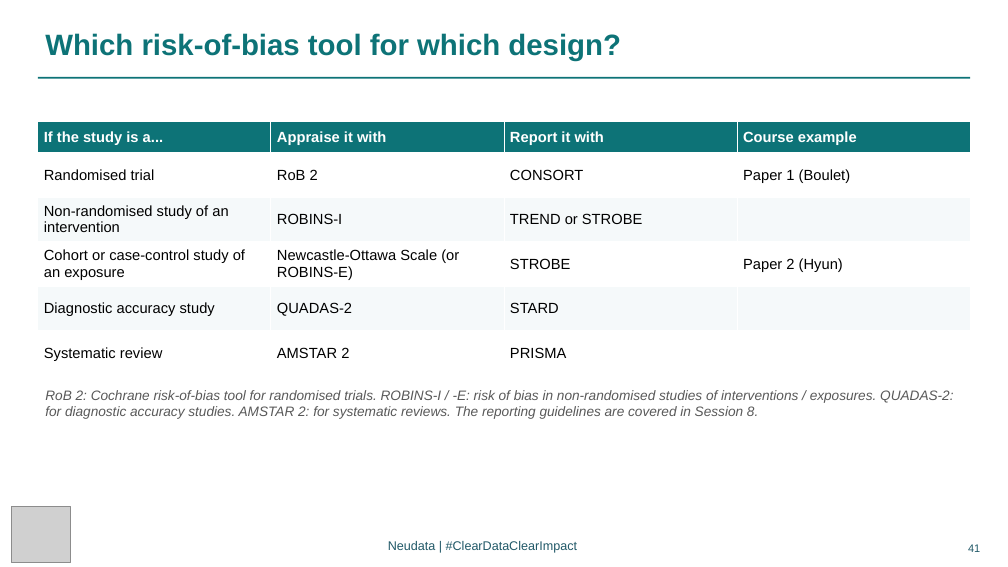
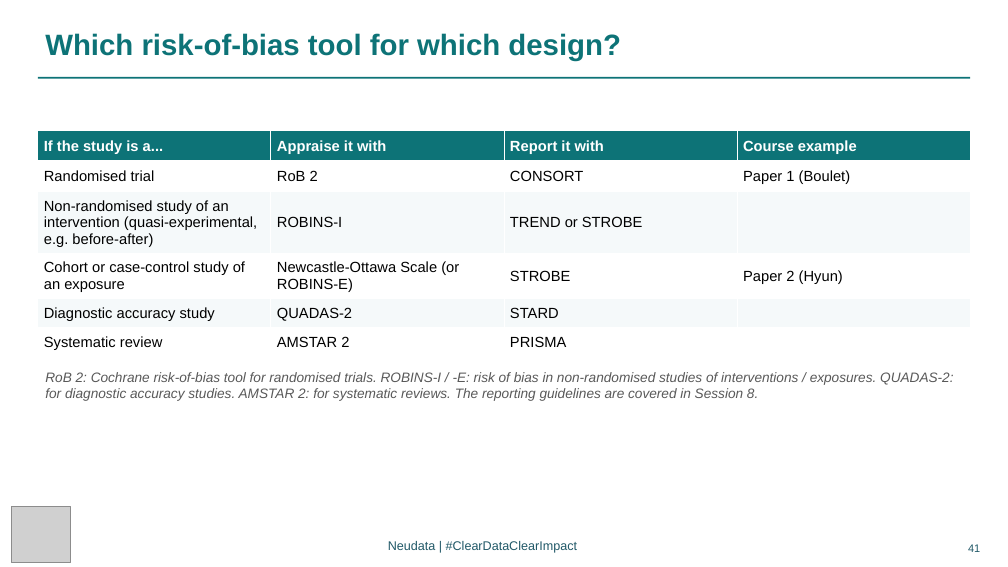
Before and after one commit to neu-data/FoundationsofClinicalResearch, a slide deck: slide 41 of en/files/slides/Session_4_EN.pptx. Drawn at 1008x567 pixels with LibreOffice and Linux fonts; fonts in the diff are those of the drawing; grey boxes stand for pictures. Boxes give left, top, right and bottom in pixels: in the first picture for what was removed or moved away, otherwise in the second. Text is boxed around its words. In the diff, an @@ line names an element or a change of style, - is before the commit and + after.

```diff
--- a/en/files/slides/Session_4_EN.pptx
+++ b/en/files/slides/Session_4_EN.pptx
@@ table at (38, 130, 969, 358) @@
-row 3, column 1: Non-randomised study of an intervention
+row 3, column 1: Non-randomised study of an intervention (quasi-experimental, e.g. before-after)
@@ table: place and size @@
-table at (38, 122, 969, 376)
+table at (38, 130, 969, 358)
@@ text "RoB 2: Cochrane risk-of-bias tool ...": place and size @@
-text "RoB 2: Cochrane risk-of-bias tool ..." at (45, 390, 953, 419)
+text "RoB 2: Cochrane risk-of-bias tool ..." at (45, 372, 953, 401)
```
Also in this commit, not shown: 4 other slides changed, 44 other files.
